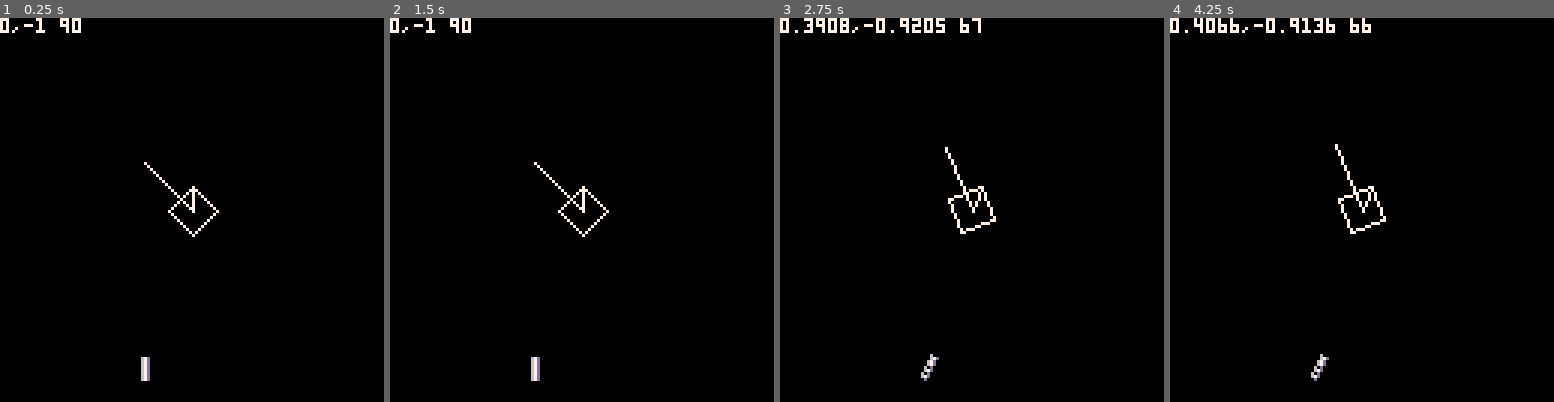
Above: before the commit, frames 1-4 (left to right).
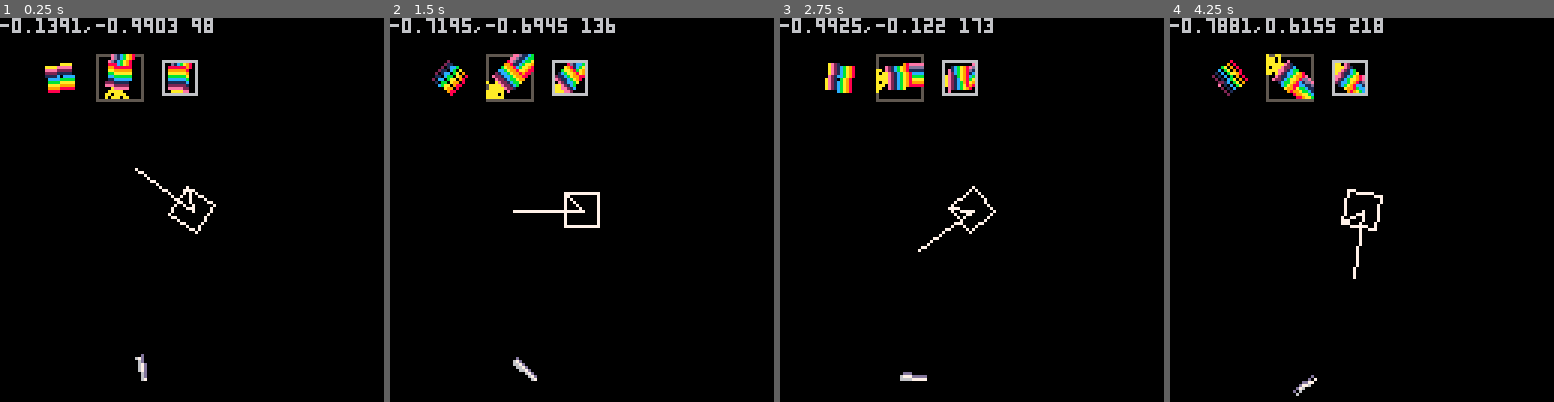
Above: after the commit, the same moments.

Repository: kallanreed/pico8_games
Game: PICO-8 cartridge rotate.p8
The game is run twice, just before and just after one commit, with the same random seed, the same clock (stepped at 60 frames per second) and the same inputs.
Inputs:
- Up to frame 1 (0.25 s): no input
- Up to frame 2 (1.5 s): no input
- Up to frame 3 (2.75 s): hold Right 1.6-2.1 s; hold Right from 2.47 s (still down)
- Up to frame 4 (4.25 s): release Right at 3.03 s; hold Left 3.08-3.58 s; hold Right from 4.02 s (still down)

The runs differ from the first frame. In frame 1, 3.8% of the frame differs, in the area x 0-58%, y 0-95%; in frame 2, 4.0%; in frame 3, 4.2%, in the area x 0-57%, y 0-95%; in frame 4, 4.2%.

Commit message:
rotation tests, starting bubble gun item

Diff:
--- a/bubbles.p8
+++ b/bubbles.p8
@@ -44,12 +44,13 @@
  level=1
  level_text=nil
  board={}
- gun={
-  x1=48,y1=120,
-  x2=0,y2=0,
-  a=90,r=12,
-  ax=0,ay=0
- }
+ gun=gun(48,120,12)
+ --gun={
+ -- x1=48,y1=120,
+ -- x2=0,y2=0,
+ -- a=90,r=12,
+ -- ax=0,ay=0
+ --}
  gun_speed=3
  penguin➡️=penguin(63,113)
  preview=bub(108,12,0,0,1)
@@ -167,8 +168,6 @@
  draw_pusher()
  draw_shots(96,82)
  draw_score(100,42)
-
- spr(16,36,112,3,2) --gun
 
  for k,v in pairs(board) do
   local x,y=b2px(k)
@@ -913,6 +912,20 @@
  return add(drawable,p)
 end
 
+function gun(x,y,len)
+ local g={
+  a=90,r=len,x1=x,y1=y
+ }
+
+ g.update=function(my)
+ end
+
+ g.draw=function(my)
+  spr(16,x-12,y-12,3,2) --gun base
+ end
+
+ return add(drawable,g)
+end
 __gfx__
 000000000066660066cc66cc67dc66cc66cc66cc000067dc6666666666cc6d7666cc66cc66cc66cc0bb000000660000000000000000000000000000000000000
 00000000061111606cc66cc667d66cc66cc66cc6000067d6777777776cc66d766cc66cc66cc66cc6b7f300006765000000000000000000000000000000000000
--- a/rotate.p8
+++ b/rotate.p8
@@ -7,9 +7,9 @@
 end
 
 function _update()
- --a=(a+1)%360
- if (btn(⬅️)) a=(a+1)%360
- if (btn(➡️)) a=(a-1)%360
+ a=(a+1)%360
+ --if (btn(⬅️)) a=(a+1)%360
+ --if (btn(➡️)) a=(a-1)%360
 end
 
 function rotate(x,y,cx,cy,a)
@@ -57,8 +57,141 @@
   tline(rx1,ry1,rx2,ry2,3,(i-1)/8)
  end
 
+ draw_tile(20,20,1,0,a/360)
+ draw_rotated_tile(
+  40,20,a/360,1,0,1)
+
+ draw_tile2(60,20,1,0,a/360)
+
  print(ca..","..sa.." "..a)
 end
+
+function draw_tile(x,y,tx,ty,ang)
+ local cos_a,sin_a=cos(ang),sin(ang)
+ local x1,x2=-4,4
+
+ for off_y=-4,4 do
+  local _y=off_y
+  tline(x+x1*cos_a-sin_a*_y,
+        y+x1*sin_a+cos_a*_y,
+        x+x2*cos_a-sin_a*_y,
+        y+x2*sin_a+cos_a*_y,
+        tx,(ty+4)/8)
+ end
+end
+
+function draw_tile2(x,y,tx,ty,ang)
+ local cos_a,sin_a=cos(ang),sin(ang)
+
+ -- the draw box needs to be
+ -- able to hold the rotated
+ -- square which is srqt(2)
+ -- from corner to corner
+ local w=8*sqrt(2)
+ local half=w/2
+ local x1,y1,x2,y2=
+  -half,-half,half,half
+
+ -- source box also needs to
+ -- include diagonals so it
+ -- needs to have r=sqrt(2)/2
+ local moff=sqrt(2)/2
+
+ -- center of the tile is
+ -- is just .5 from the corner
+ local ctx,cty=tx+.5,ty+.5
+
+ -- step is the y coord on the
+ -- map tile, range -moff,moff
+ local step=-moff
+
+ -- x col vect, left side
+ local cosx=cos_a*-moff
+ local sinx=sin_a*-moff
+
+ for _y=y1,y2 do
+  local siny=sin_a*step
+  local cosy=cos_a*step
+  tline(x+x1,y+_y,
+        x+x2,y+_y,
+        ctx+cosx-siny,
+        cty+sinx+cosy,
+        -- map mdx,mdy to
+        -- output size w
+        -- considering moff
+        cos_a*1.6/w,
+        sin_a*1.6/w)
+  -- map output range to tile
+  step+=(2*moff)/w
+  printh(step)
+ end
+
+ rect(x+x1,y+y1,x+x2,y+y2,6)
+end
+
+function draw_rotated_tile(
+ x,y,rot,mx,my,w)
+  w+=.8 --???
+  local halfw=-w/2 --? why neg
+  --cx/cy center
+  local cx, cy=
+   mx-halfw-.4, my-halfw-.4
+
+  -- pre-calc'd cos/sin
+  local cr, sr=
+   cos(rot), sin(rot)
+
+  -- rotated values?
+  -- center circle values
+  -- these are the x comps
+  -- of the column vector and
+  -- won't change so are pre-
+  -- computed.
+  local rx, ry=
+    cx+cr*halfw, cy+sr*halfw
+
+  -- ??
+  local hx, hy=w*4, w*4
+
+  rect(x-hx,y-hy,x+hx,y+hy,5)
+
+  -- weird, instead rotating
+  -- the lines, it's rotating
+  -- the way the source is read
+  for py=y-hy,y+hy do
+    tline(x-hx,py,
+          x+hx,py,
+          rx-sr*halfw,
+          ry+cr*halfw,
+          -- scale the step to
+          -- the output line
+          -- length of 8?
+          cr/8, sr/8)
+
+    -- this varies the y comp
+    -- of the coumn vector of
+    -- each line end
+    halfw+=1/8
+  end
+end
+
+--[[
+function draw_rotated_tile(x,y,rot,mx,my,w,flip,scale)
+  scale = scale or 1
+  w+=.8
+  local halfw, cx  = scale*-w/2, mx + w/2 -.4
+  local cs, ss, cy = cos(rot)/scale, -sin(rot)/scale, my-halfw/scale-.4
+  local sx, sy, hx, hy = cx + cs*halfw, cy - ss*halfw, w*(flip and -4 or 4)*scale, w*4*scale
+
+  --this just draw a bounding box to show the exact draw area
+  rect(x-hx,y-hy,x+hx,y+hy,5)
+
+  for py = y-hy, y+hy do
+    tline(x-hx, py, x+hx, py, sx + ss*halfw, sy + cs*halfw, cs/8, -ss/8)
+    halfw+=1/8
+  end
+end
+]]
 __gfx__
 000000008888888889abc12e00aaaa00666666660000000000000000000000000000000000000000000000000000000000000000000000000000000000000000
 000000009999999989abc12e0aaaaaa0666666660000000000000000000000000000000000000000000000000000000000000000000000000000000000000000
